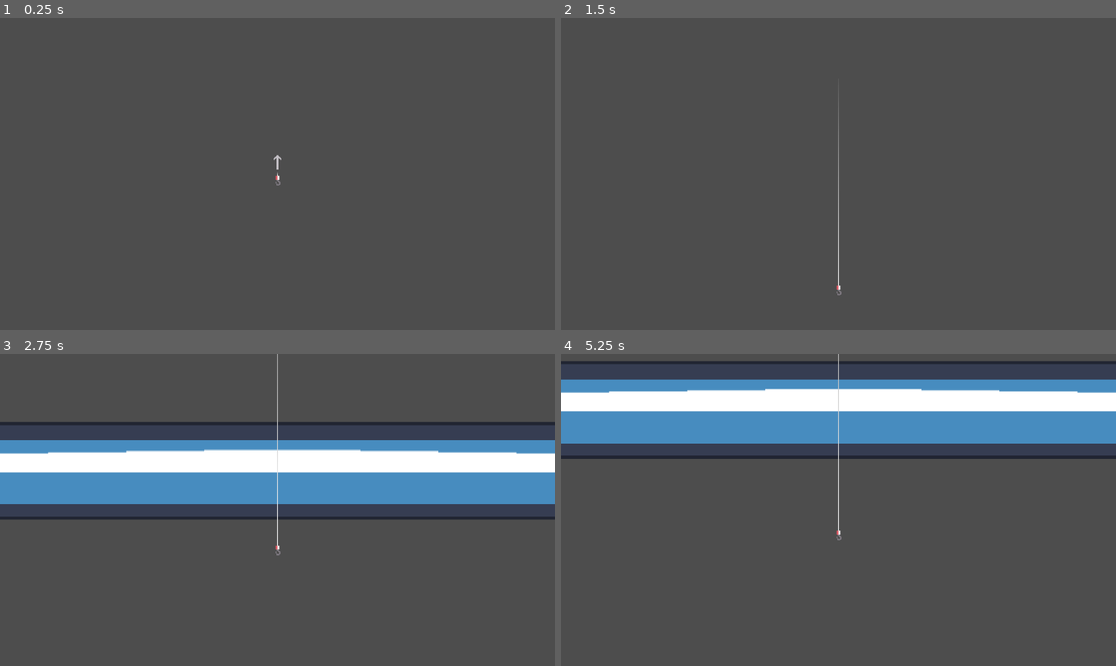
Above: before the commit, frames 1-4 (two rows, left to right).
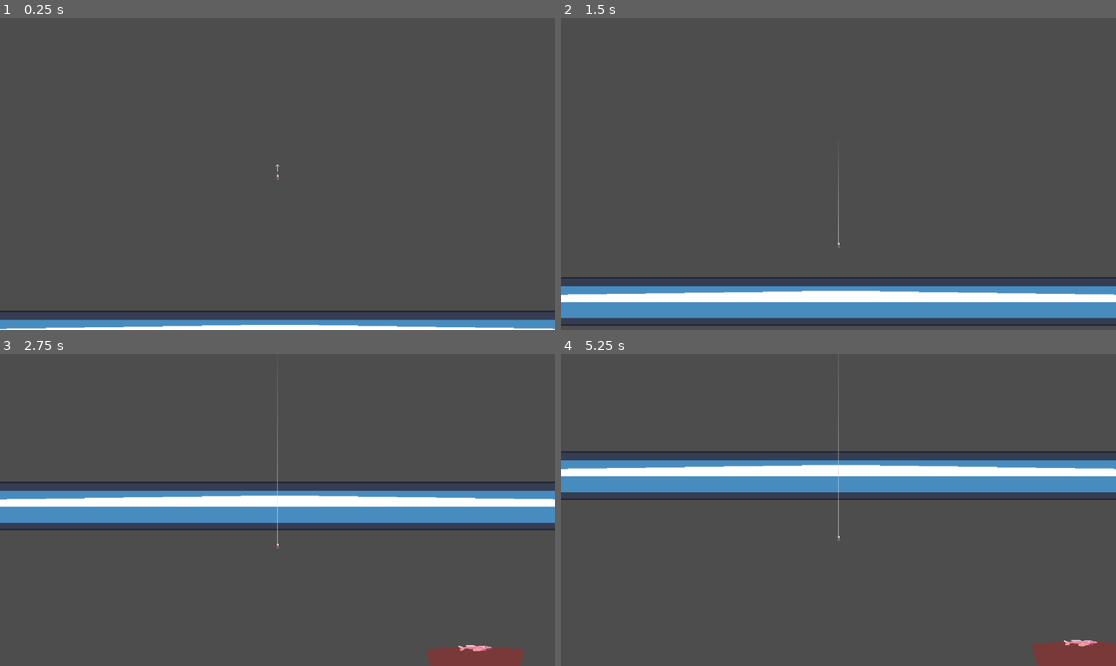
Above: after the commit, the same moments.

Repository: Shaydas1/UWGameJamSpring2025
Game: Godot game, scene res://Scenes/Main.tscn
The game is run twice, just before and just after one commit, with the same random seed, the same clock (stepped at 60 frames per second) and the same inputs. The engine's default icon, where the game draws it, is replaced by a stand-in: a white triangle on a blue panel in a dark square.
Inputs:
- Up to frame 1 (0.25 s): no input
- Up to frame 2 (1.5 s): tap Enter (ui_accept) at 0.5, 0.77 s; hold Left (cast_angle_up) 0.53-1.28 s; tap Space (cast) at 0.6, 1.35 s; hold Right (cast_angle_down) from 1.28 s (still down)
- Up to frame 3 (2.75 s): tap Enter (ui_accept) at 1.52 s; release Right (cast_angle_down) at 2.03 s; hold Left (cast_angle_up) from 2.03 s (still down); tap Space (cast) at 2.1 s
- Up to frame 4 (5.25 s): tap Space (cast) every 0.75 s from 2.85 to 5.1 s; tap Enter (ui_accept) at 3.02, 3.77, 4.52 s; release Left (cast_angle_up) at 3.53 s; hold Right (cast_angle_down) from 3.53 s (still down)

The runs differ from the first frame. In frame 1, 4.1% of the frame differs, in the area x 0-100%, y 43-100%; in frame 2, 11%; in frame 3, 27%; in frame 4, 35%, in the area x 0-100%, y 0-100%.

Commit message:
Made a working blobfish threat detection system

Diff:
--- a/uwgamejamspring2025/Scenes/Fish/Active fish/blobfish.tscn
+++ b/uwgamejamspring2025/Scenes/Fish/Active fish/blobfish.tscn
@@ -1,28 +1,32 @@
-[gd_scene load_steps=7 format=3 uid="uid://bbss0dxrgjsvn"]
+[gd_scene load_steps=8 format=3 uid="uid://bbss0dxrgjsvn"]
 
 [ext_resource type="Script" uid="uid://d0pttjiudtjan" path="res://Scripts/Fish/blobfish.gd" id="1_gkfby"]
-[ext_resource type="Texture2D" uid="uid://ndpwmba1hhrc" path="res://icon.svg" id="3_2vrtk"]
+[ext_resource type="Texture2D" uid="uid://gh53fo2qybfu" path="res://Sprites/fish.png" id="2_tbfve"]
 [ext_resource type="PackedScene" uid="uid://cgjm785q5sf6g" path="res://Scenes/States/state_flee.tscn" id="4_2vrtk"]
+[ext_resource type="Script" uid="uid://d0w1r1sw4u57x" path="res://Scenes/Fish/Active fish/threat_box.gd" id="5_cwjmd"]
 [ext_resource type="PackedScene" uid="uid://bg8bh3jp0r6bp" path="res://Scenes/States/state_wander.tscn" id="5_sxe30"]
 
 [sub_resource type="CapsuleShape2D" id="CapsuleShape2D_gkfby"]
-radius = 89.0
-height = 474.0
+radius = 10.0
+height = 78.0
 
 [sub_resource type="CircleShape2D" id="CircleShape2D_gkfby"]
-radius = 686.698
+radius = 100.0
 
 [node name="Blobfish" type="CharacterBody2D" groups=["active_fish"]]
 script = ExtResource("1_gkfby")
-move_speed = 300
+move_speed = 150
+threat_detection_angles = Array[Vector2]([Vector2(0, 180)])
 
 [node name="Sprite2D" type="Sprite2D" parent="."]
 position = Vector2(0, -2.98023e-08)
 scale = Vector2(3, 1.032)
-texture = ExtResource("3_2vrtk")
+texture = ExtResource("2_tbfve")
+region_enabled = true
+region_rect = Rect2(0, 0, 23.1556, 14.9183)
 
 [node name="Hitbox" type="CollisionShape2D" parent="."]
-position = Vector2(0, 1.77636e-15)
+position = Vector2(-1, 1.77636e-15)
 rotation = 1.5708
 shape = SubResource("CapsuleShape2D_gkfby")
 
@@ -40,4 +44,7 @@
 [node name="CollisionShape2D" type="CollisionShape2D" parent="StateWander/ThreatBox"]
 shape = SubResource("CircleShape2D_gkfby")
 
+[node name="Node2D" type="Node2D" parent="StateWander/ThreatBox"]
+script = ExtResource("5_cwjmd")
+
 [connection signal="timeout" from="StateFleeing/Timer" to="StateFleeing" method="_on_timer_timeout"]
--- /dev/null
+++ b/uwgamejamspring2025/Scenes/Fish/Active fish/threat_box.gd
@@ -0,0 +1,8 @@
+extends Node2D
+
+@onready var fish = get_parent().get_parent()
+
+func _draw():
+	print("Drawing!")
+	var center = fish.position
+	draw_arc(center, 50, 0, TAU/2, 25, Color(255, 0, 0, 0.25), 100)
--- a/uwgamejamspring2025/Scenes/Main.tscn
+++ b/uwgamejamspring2025/Scenes/Main.tscn
@@ -26,10 +26,11 @@
 texture = ExtResource("5_jw32o")
 
 [node name="Blobfish" parent="." node_paths=PackedStringArray("patrol_path_node") instance=ExtResource("1_r150o")]
-position = Vector2(2082, 1710)
+position = Vector2(379, 490)
 patrol_path_node = NodePath("PatrolPath2")
 
 [node name="PatrolPath2" parent="Blobfish" instance=ExtResource("5_pbw6q")]
+visible = false
 
 [node name="Player" parent="." instance=ExtResource("3_pbw6q")]
 cast_strength = 2000.0
@@ -38,6 +39,5 @@
 
 [node name="Camera2D" type="Camera2D" parent="Player/Hook"]
 position = Vector2(0, 2)
-zoom = Vector2(2, 2)
 position_smoothing_enabled = true
 drag_vertical_enabled = true
--- a/uwgamejamspring2025/Scenes/Patrol pathes/patrol_path_2.tscn
+++ b/uwgamejamspring2025/Scenes/Patrol pathes/patrol_path_2.tscn
@@ -1,4 +1,4 @@
-[gd_scene load_steps=0 format=3 uid="uid://desglenogeru6"]
+[gd_scene format=3 uid="uid://desglenogeru6"]
 
 [node name="PatrolPath2" type="Line2D"]
-points = PackedVector2Array(-1162, 1, -360, -567, 363, -584, 1186, -3, 384, 435, -423, 431)
+points = PackedVector2Array(-150, 0, -60, -75, 60, -75, 150, 0, 60, 75, -60, 75)
--- a/uwgamejamspring2025/Scripts/Fish/active_fish.gd
+++ b/uwgamejamspring2025/Scripts/Fish/active_fish.gd
@@ -4,6 +4,7 @@
 @export var type : FishType
 
 @export var move_speed : int
+@export var threat_detection_angles : Array[Vector2]
 
 var next_state : State
 var current_state : State
--- a/uwgamejamspring2025/Scripts/States/state_wander.gd
+++ b/uwgamejamspring2025/Scripts/States/state_wander.gd
@@ -57,9 +57,15 @@
 
 	for overlapping_body in overlapping_bodies:
 		if overlapping_body.is_in_group("hook"):
-			# If so, set the location of the player in state_flee and return state_flee
-			exit_state.threat_location = overlapping_body.global_position
-			return exit_state
+			# Check if player is in "seen" angles
+			var overlapping_body_angle = (overlapping_body.global_position - fish.global_position).angle()
+			for angle_pair in fish.threat_detection_angles:
+				if angle_pair.x <= overlapping_body_angle and overlapping_body_angle <= angle_pair.y:
+					print("THREAT DETECTED, FLEEING")
+					# If so, set the location of the player in state_flee and return state_flee
+					exit_state.threat_location = overlapping_body.global_position
+					return exit_state
+
 
 	# FOR TESTING:
 	if Input.is_action_just_released("ui_accept"):
Not shown, added: uwgamejamspring2025/Scenes/Fish/Active fish/threat_box.gd.uid
Not shown: 1 places in uwgamejamspring2025/Scenes/Main.tscn that only renumber resources
